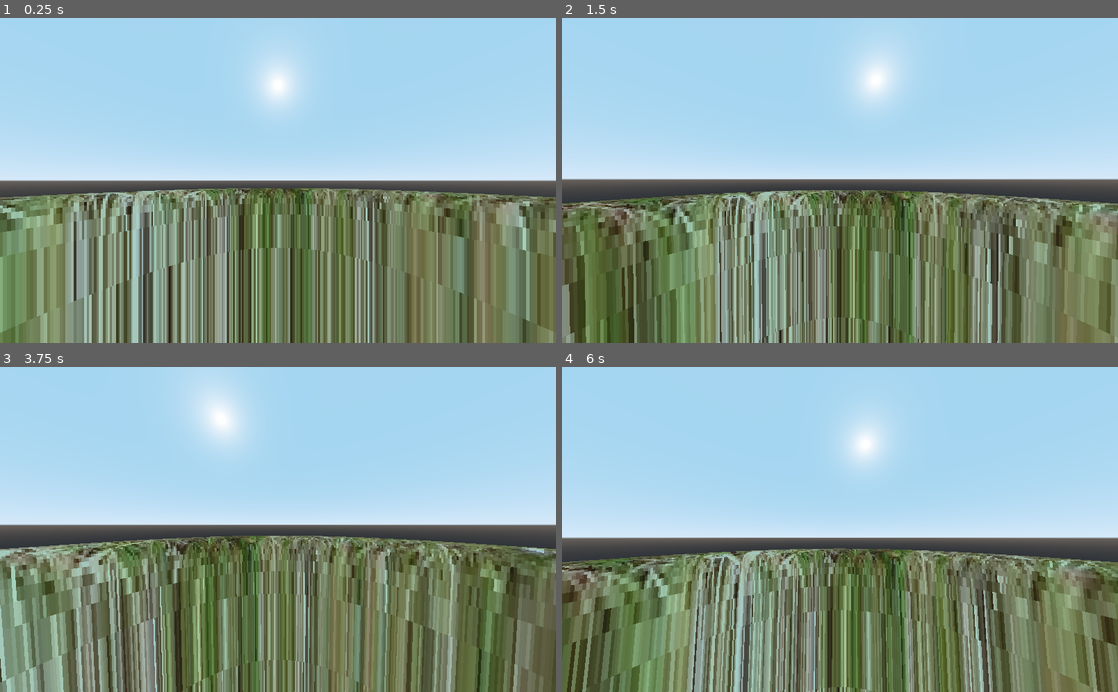
Above: before the commit, frames 1-4 (two rows, left to right).
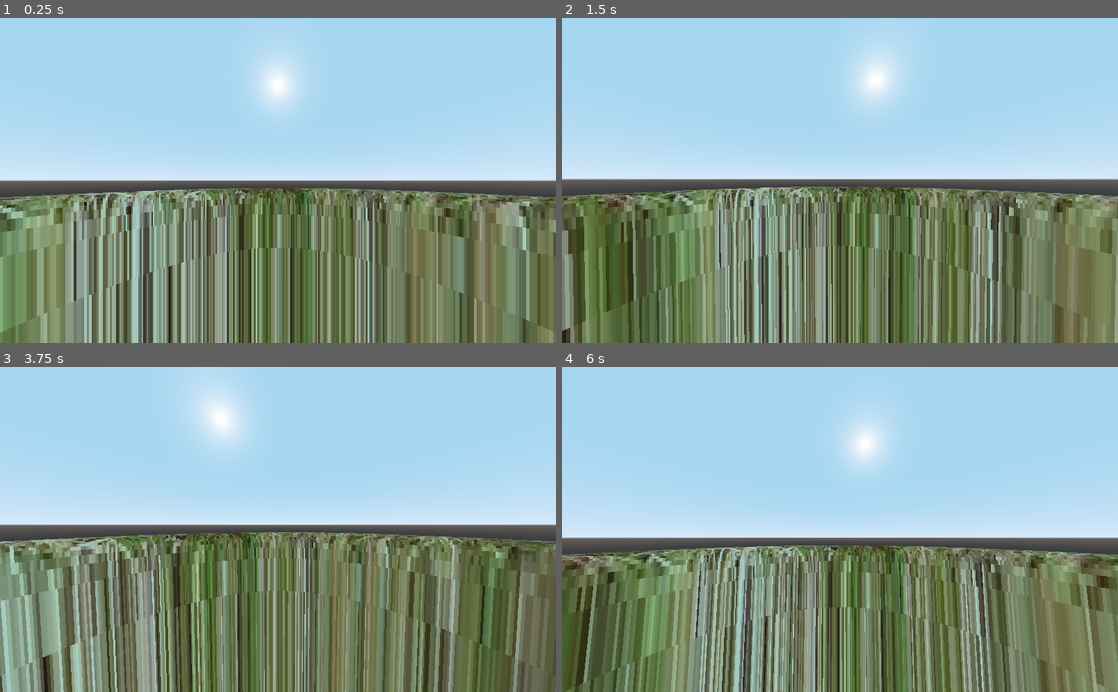
Above: after the commit, the same moments.

Repository: CaveJohnson376/godot-3dplanets
Game: Godot game, scene res://scenes/main.tscn
Two runs of this game, one before a commit and one after it. Both use one fixed random seed, a clock stepped at 60 frames per second and the inputs below.
Inputs (mouse positions are in pixels of both pictures, inside the frame that each line leads up to):
- Up to frame 1 (0.25 s): no input
- Up to frame 2 (1.5 s): tap Enter at 0.5 s; move the mouse to (867, 180) at 0.52 s; tap Space at 1.25 s; move the mouse to (812, 180) at 1.27 s
- Up to frame 3 (3.75 s): move the mouse to (289, 523) at 2.02 s; tap Enter at 2.75 s; move the mouse to (272, 536) at 2.77 s; tap Space at 3.5 s; move the mouse to (316, 532) at 3.52 s
- Up to frame 4 (6 s): move the mouse to (795, 526) at 4.27 s; tap Enter at 5 s; move the mouse to (845, 529) at 5.02 s; tap Space at 5.75 s; move the mouse to (817, 523) at 5.77 s

The runs differ from the first frame. In frame 1, less than 0.1% of the frame differs, in the area x 31-32%, y 53-55%; in frame 2, 23%; in frame 3, 23%; in frame 4, 24%, in the area x 0-100%, y 54-100%.

Commit message:
bit of fixes

Diff:
--- a/scenes/player.tscn
+++ b/scenes/player.tscn
@@ -13,7 +13,6 @@
 var mousemotion
 var tile = 0
 onready var prevpos = translation
-onready var meshlib = load(\"res://lmao.tres\")
 onready var cam = $primarycam
 
 func tri2normal(a, b, c):
@@ -32,7 +31,7 @@
 
 	pass # Replace with function body.
 
-func _process(delta):
+func _process(_delta):
 
 	if Input.is_action_just_pressed(\"ui_cancel\"):
 		if Input.get_mouse_mode() == Input.MOUSE_MODE_VISIBLE:
@@ -43,6 +42,9 @@
 
 # Called every frame. 'delta' is the elapsed time since the previous frame.
 func _physics_process(delta):
+	var pos = translation
+	var up = Vector3(0, 0, 0).direction_to(pos)
+
 	if mousemotion:
 		cam.rotation.x = clamp(cam.rotation.x + (mousemotion.y * sensetivity), deg2rad(-90), deg2rad(90))
 		rotate_y(mousemotion.x*sensetivity)
@@ -51,8 +53,8 @@
 
 	speed = sprintspeed if Input.is_action_pressed(\"speedup\") else defspeed
 
-	velocity = Vector3(0, velocity.y - gravity * delta, 0)
-	velocity.y += jumpspd * int(is_on_floor()) * int(Input.is_action_pressed(\"jump\"))
+	velocity -= gravity * up
+	velocity += jumpspd * int(is_on_floor()) * int(Input.is_action_pressed(\"jump\")) * up
 
 
 	var move = Vector3()
@@ -61,20 +63,19 @@
 
 	velocity += (transform.basis.z * move.z + transform.basis.x * move.x) * delta * speed
 
-	velocity = move_and_slide(velocity, Vector3(0, 1, 0), true)
+	velocity = move_and_slide(velocity, up, true)
 
-	var pos = translation
-	var deltanormal = tri2normal(pos, prevpos, Vector3(0, 0, 0))
+	var deltanormal = tri2normal(Vector3(0, 0, 0), pos, prevpos)
 	if deltanormal:
 		var angle = deg2rad((pos.normalized().dot(prevpos.normalized()) + 1)*90)
-		rotate(-deltanormal, angle)
+		rotate(deltanormal, -angle)
 	prevpos = pos
 
 	pass
 
 func _input(event):
 
-	if event is InputEventMouseMotion:
+	if event is InputEventMouseMotion and Input.get_mouse_mode() == Input.MOUSE_MODE_CAPTURED:
 		mousemotion = event.relative
 		pass
 
